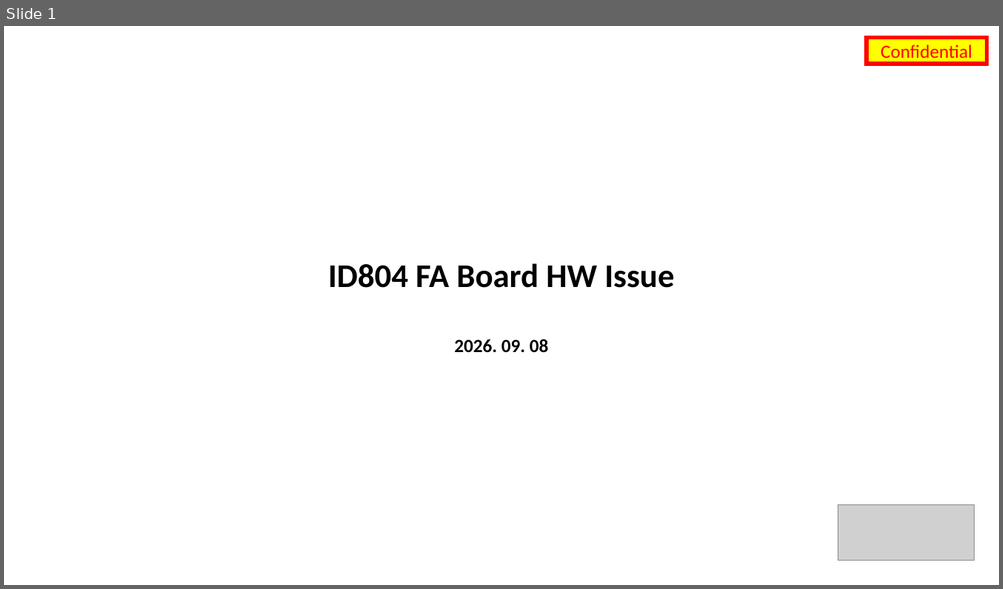
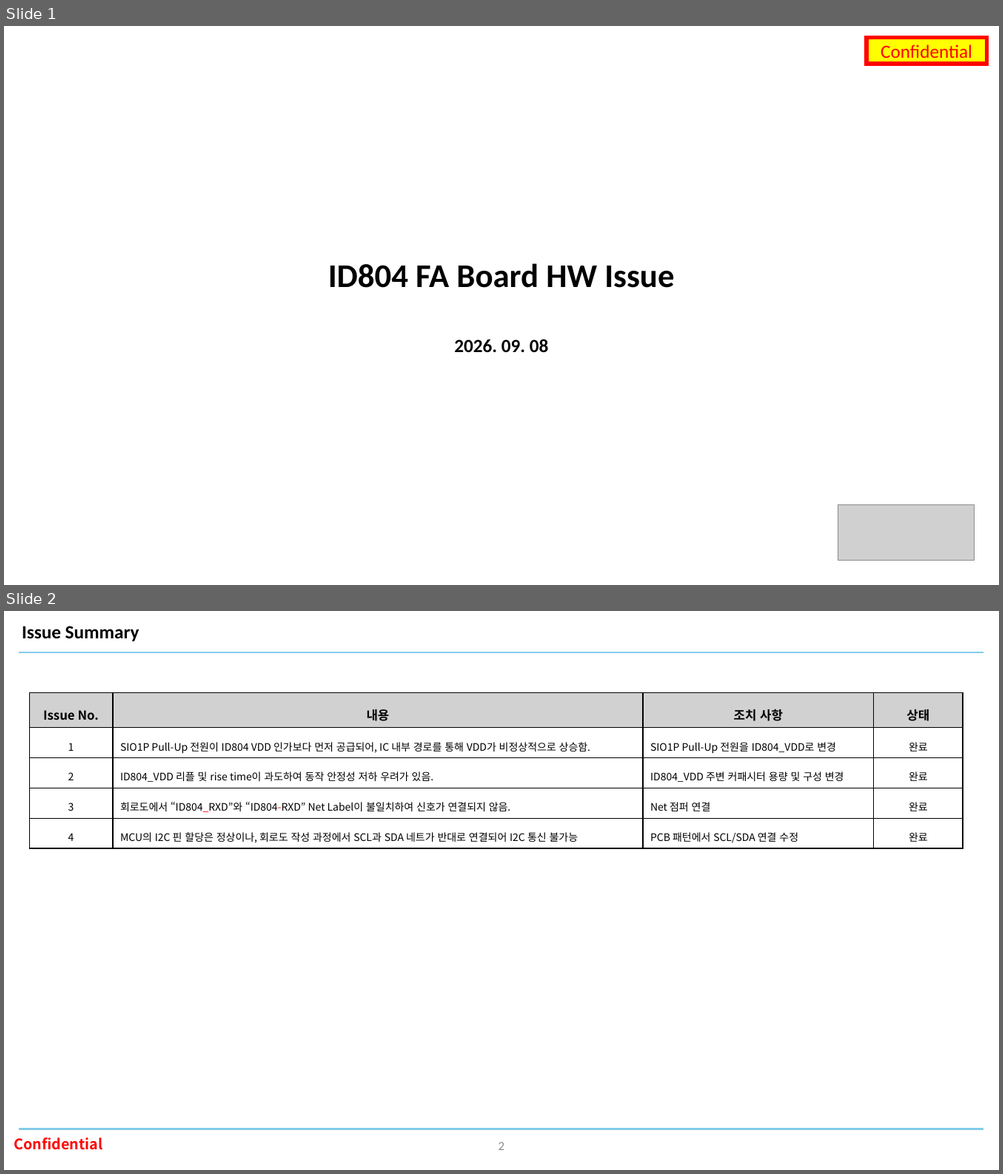
Before and after one commit to oio9595/Global_Technologies_FW, a slide deck: ID804/ID804_FA_Board/Docs/id804_fa_board_hw_issue_260908.pptx. Shown one above the other, each under a label of ours: slide 1 before the commit, slides 1 and 2 after it. The pictures are 1003x589 and 1003x1174 pixels, drawn with LibreOffice and Linux fonts; fonts in the diff are those of the drawing; grey boxes stand for pictures; background and template pictures are left out. Boxes give left, top, right and bottom in pixels: in the first picture for what was removed or moved away, otherwise in the second. Text is boxed around its words. In the diff, an @@ line names an element or a change of style, - is before the commit and + after.

```diff
--- a/ID804/ID804_FA_Board/Docs/id804_fa_board_hw_issue_260908.pptx
+++ b/ID804/ID804_FA_Board/Docs/id804_fa_board_hw_issue_260908.pptx
@@ slide 2 added at bbox=[4, 611, 999, 1170], background #FFFFFF @@
@@ text added at bbox=[22, 626, 139, 641], 18 pt, text #000000, bold @@
+Issue Summary
@@ line added from (19, 652) to (984, 652), #83CBEB 1.5 pt @@
@@ table added at bbox=[29, 693, 962, 846], 5 rows, 4 columns @@
+Issue No. | 내용 | 조치 사항 | 상태
+1 | SIO1P Pull-Up 전원이 ID804 VDD 인가보다 먼저 공급되어, IC 내부 경로를 통해 VDD가 비정상적으로 상승함. | SIO1P Pull-Up 전원을 ID804_VDD로 변경 | 완료
+2 | ID804_VDD 리플 및 rise time이 과도하여 동작 안정성 저하 우려가 있음. | ID804_VDD 주변 커패시터 용량 및 구성 변경 | 완료
+3 | 회로도에서 “ID804_RXD”와 “ID804-RXD” Net Label이 불일치하여 신호가 연결되지 않음. | Net 점퍼 연결 | 완료
+4 | MCU의 I2C 핀 할당은 정상이나, 회로도 작성 과정에서 SCL과 SDA 네트가 반대로 연결되어 I2C 통신 불가능 | PCB 패턴에서 SCL/SDA 연결 수정 | 완료
@@ text added at bbox=[14, 1138, 103, 1150], 14 pt, text #FF0000, bold @@
+Confidential
@@ line added from (19, 1130) to (984, 1130), #83CBEB 1.5 pt @@
@@ page number added at bbox=[498, 1142, 504, 1150], 12 pt, text #8C8C8C @@
+2
```
Also in this commit, not shown: 8 slides changed, 4 other slides added, 2 slides removed, 4 other files.
